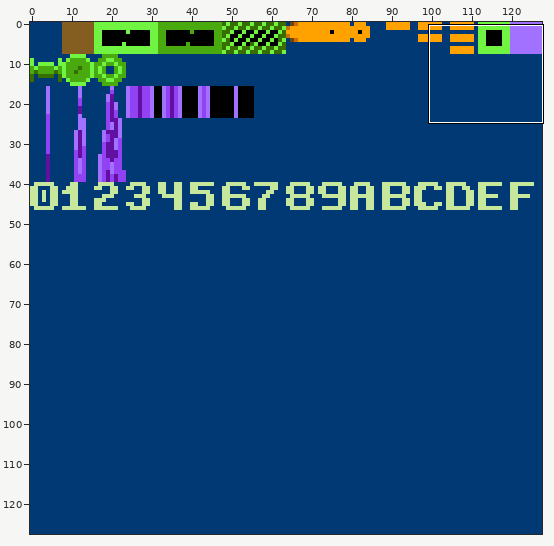
One commit to this pixel-art file: images/game.aseprite. Above: a wide view before the commit, with the close-up outlined.
Close-up. Before the commit:
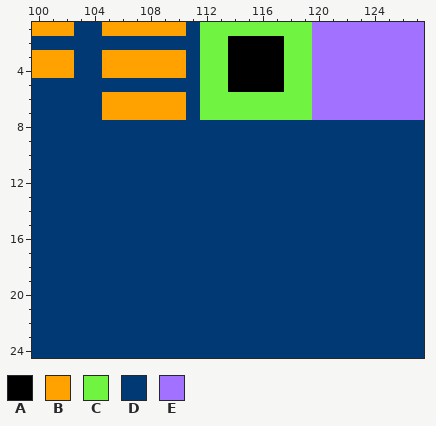
128x128 pixels, 1 frame. Shown: x 100..127, y 1..24.
Palette (. is transparent): A #000000  B #ffa200  C #71f341  D #003973  E #a271ff
Pixels before, first column x 100:
 1 BBBDDBBBBBBDCCCCCCCCEEEEEEEE
 2 DDDDDDDDDDDDCCAAAACCEEEEEEEE
 3 BBBDDBBBBBBDCCAAAACCEEEEEEEE
 4 BBBDDBBBBBBDCCAAAACCEEEEEEEE
 5 DDDDDDDDDDDDCCAAAACCEEEEEEEE
 6 DDDDDBBBBBBDCCCCCCCCEEEEEEEE
 7 DDDDDBBBBBBDCCCCCCCCEEEEEEEE
 8 DDDDDDDDDDDDDDDDDDDDDDDDDDDD
 9 DDDDDDDDDDDDDDDDDDDDDDDDDDDD
10 DDDDDDDDDDDDDDDDDDDDDDDDDDDD
11 DDDDDDDDDDDDDDDDDDDDDDDDDDDD
12 DDDDDDDDDDDDDDDDDDDDDDDDDDDD
13 DDDDDDDDDDDDDDDDDDDDDDDDDDDD
14 DDDDDDDDDDDDDDDDDDDDDDDDDDDD
15 DDDDDDDDDDDDDDDDDDDDDDDDDDDD
16 DDDDDDDDDDDDDDDDDDDDDDDDDDDD
17 DDDDDDDDDDDDDDDDDDDDDDDDDDDD
18 DDDDDDDDDDDDDDDDDDDDDDDDDDDD
19 DDDDDDDDDDDDDDDDDDDDDDDDDDDD
20 DDDDDDDDDDDDDDDDDDDDDDDDDDDD
21 DDDDDDDDDDDDDDDDDDDDDDDDDDDD
22 DDDDDDDDDDDDDDDDDDDDDDDDDDDD
23 DDDDDDDDDDDDDDDDDDDDDDDDDDDD
24 DDDDDDDDDDDDDDDDDDDDDDDDDDDD
The same view after the edit:
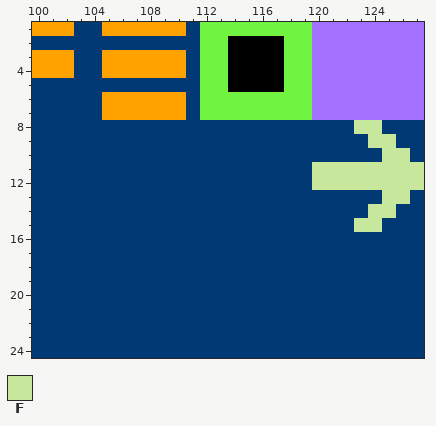
Colours new in this view: F #c6e79c
Edits made:
Layer "Background":
y 8: x 123..124 DD -> FF
y 9: x 124..125 DD -> FF
y 10: x 125..126 DD -> FF
y 11..12: x 120..127 DDDDDDDD -> FFFFFFFF
y 13: x 125..126 DD -> FF
y 14: x 124..125 DD -> FF
y 15: x 123..124 DD -> FF
Where, in picture pixels (left, top, right, bottom), the same in both close-ups:
changed: (312, 120, 424, 232)
